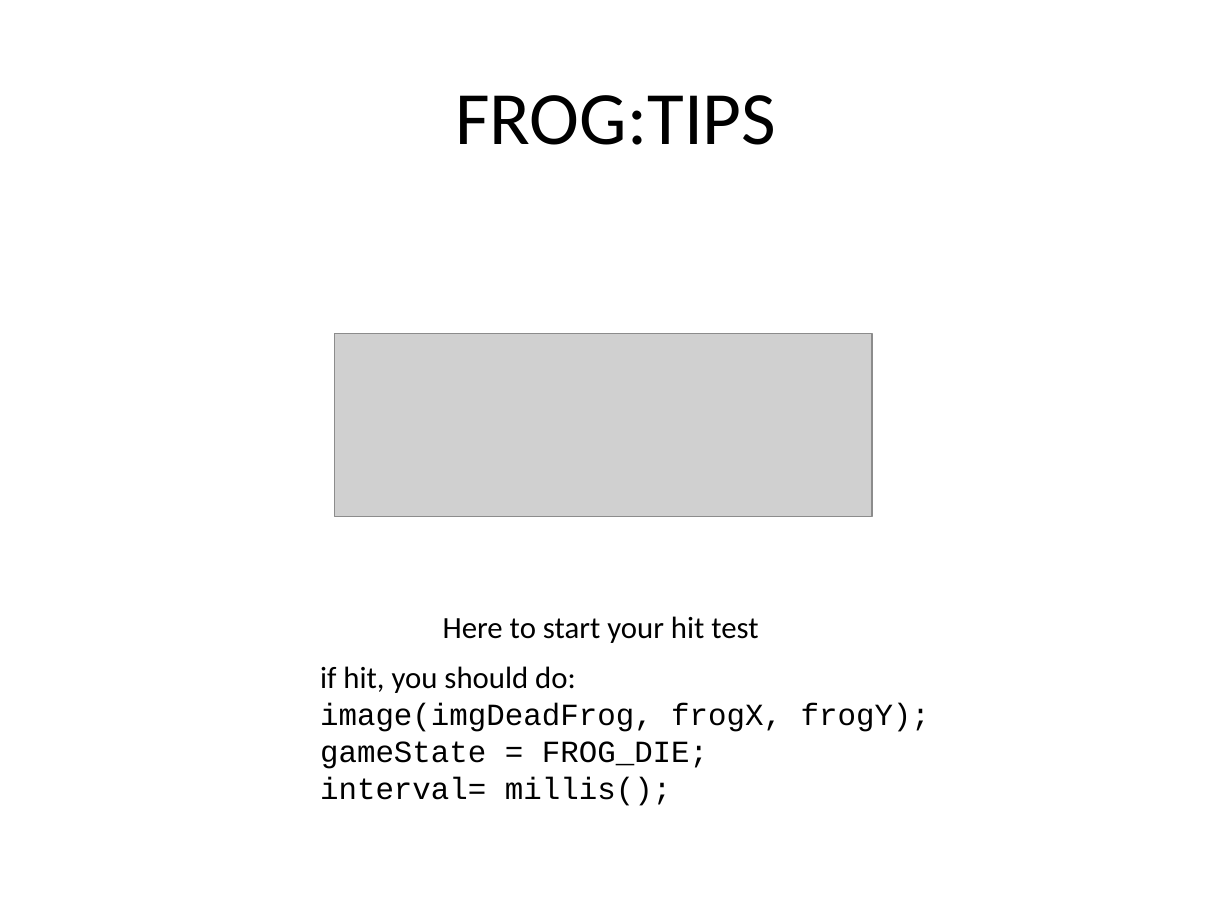
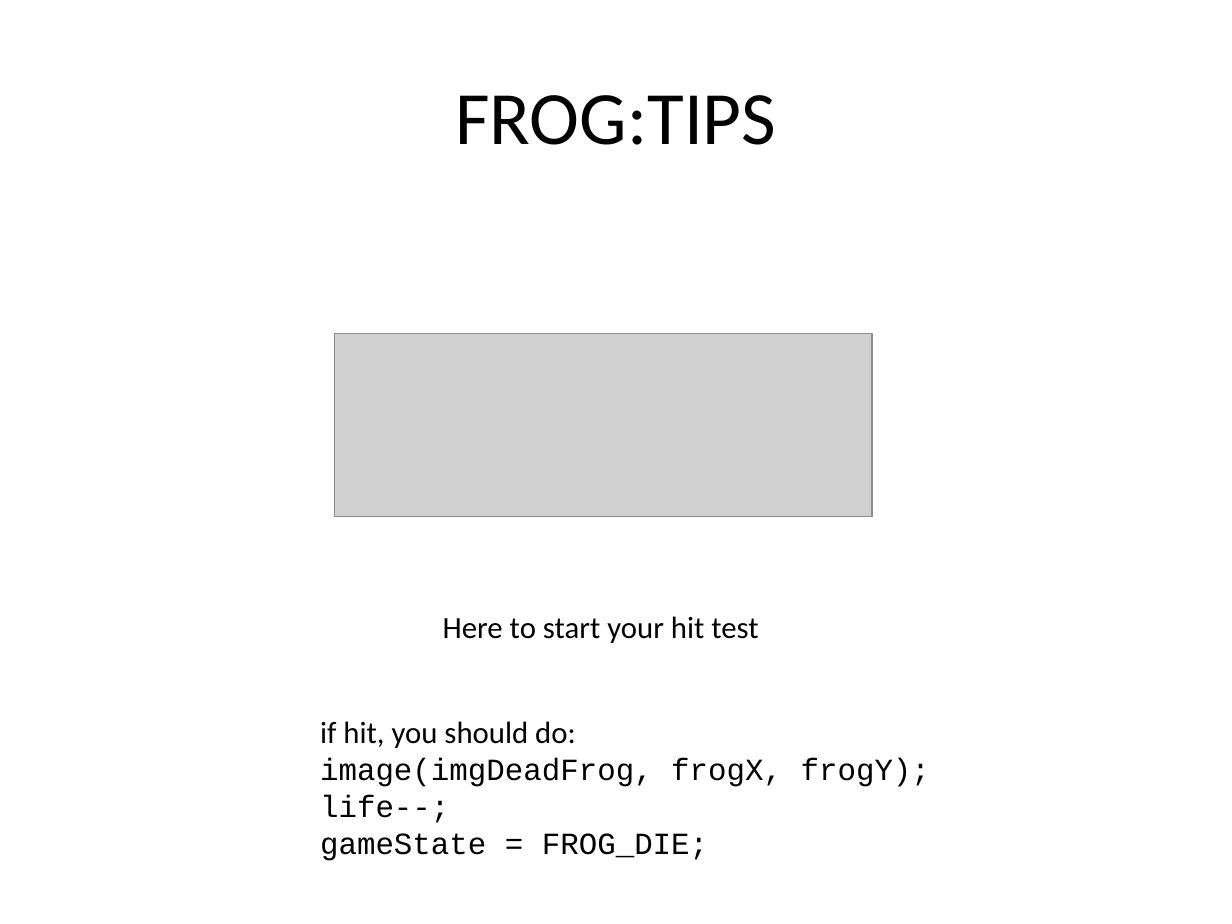
Before and after one commit to zu5462/assign2, a slide deck: slide 11 of assign2.pptx. Drawn at 1232x924 pixels with LibreOffice and Linux fonts; fonts in the diff are those of the drawing; grey boxes stand for pictures. Boxes give left, top, right and bottom in pixels: in the first picture for what was removed or moved away, otherwise in the second. Text is boxed around its words. In the diff, an @@ line names an element or a change of style, - is before the commit and + after.

```diff
--- a/assign2.pptx
+++ b/assign2.pptx
@@ text "if hit, you should do:": place and size @@
-text "if hit, you should do:" at <box>320,666,930,806</box>
+text "if hit, you should do:" at <box>320,721,930,861</box>
@@ text at <box>320,776,671,806</box>: paragraph removed @@
-interval= millis();
@@ text at <box>320,795,449,823</box>: paragraph added @@
+life--;
```
Also in this commit, not shown: 4 other slides changed, 2 other files.
